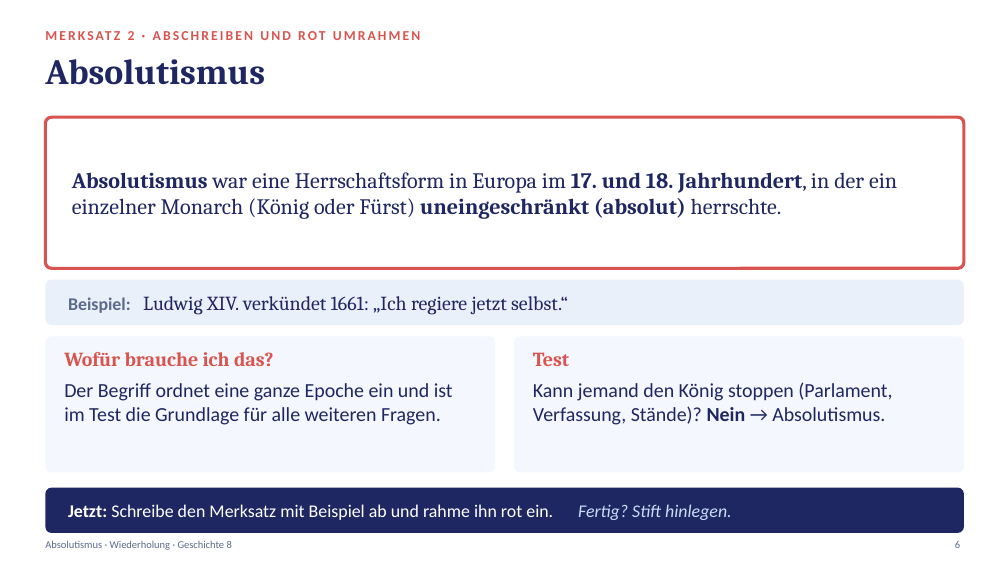
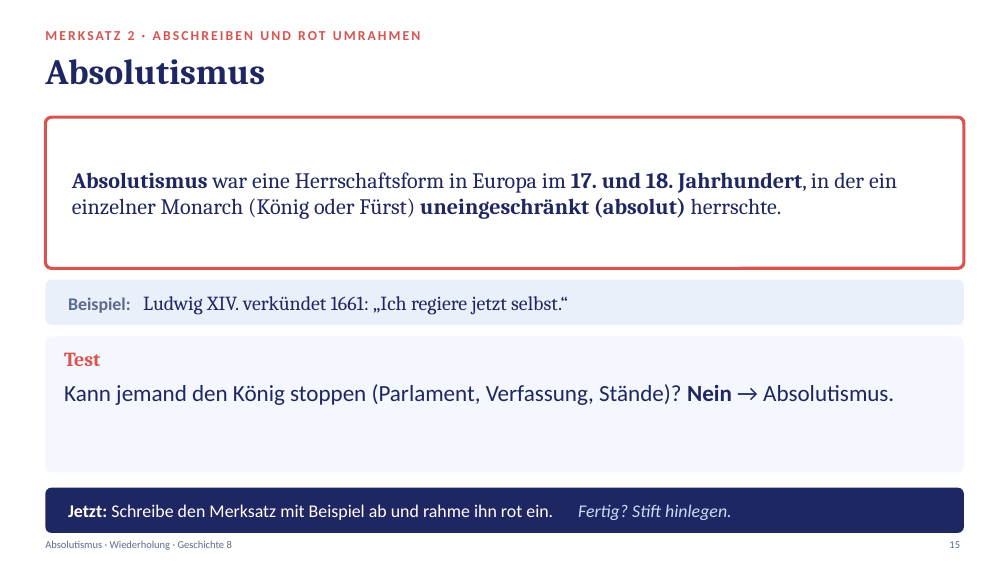
Before and after one commit to golzkonstantin-gif/Schule, a slide deck: slide 15 of Geschichte_8/Absolutismus_Wiederholung/Praesentation_Absolutismus_Wiederholung.pptx (slide 6 before the commit). Drawn at 1008x567 pixels with LibreOffice and Linux fonts; fonts in the diff are those of the drawing. Boxes give left, top, right and bottom in pixels: in the first picture for what was removed or moved away, otherwise in the second. Text is boxed around its words. In the diff, an @@ line names an element or a change of style, - is before the commit and + after.

```diff
--- a/Geschichte_8/Absolutismus_Wiederholung/Praesentation_Absolutismus_Wiederholung.pptx
+++ b/Geschichte_8/Absolutismus_Wiederholung/Praesentation_Absolutismus_Wiederholung.pptx
@@ rounded rectangle: place and size @@
-rounded rectangle at (45,337,495,473)
+rounded rectangle at (45,337,964,473)
@@ text "Test": place and size @@
-text "Test" at (533,352,569,366)
+text "Test" at (64,352,100,366)
@@ text removed at (64,352,274,366) @@
-Wofür brauche ich das?
@@ rounded rectangle removed at (514,337,964,473) @@
@@ text "Kann jemand den König stoppen ...": place and size @@
-text "Kann jemand den König stoppen ..." at (533,382,892,425)
+text "Kann jemand den König stoppen ..." at (64,384,894,405)
@@ text "Kann jemand den König stoppen ..." at (64,384,894,405): size 19 to 22 pt @@
@@ text removed at (64,383,453,425) @@
-Der Begriff ordnet eine ganze Epoche ein und ist im Test die Grundlage für alle weiteren Fragen.
@@ text at (949,541,960,548): text changed @@
-6
+15
```
Also in this commit, not shown: 9 other slides changed, 9 slides added, 8 other files.
